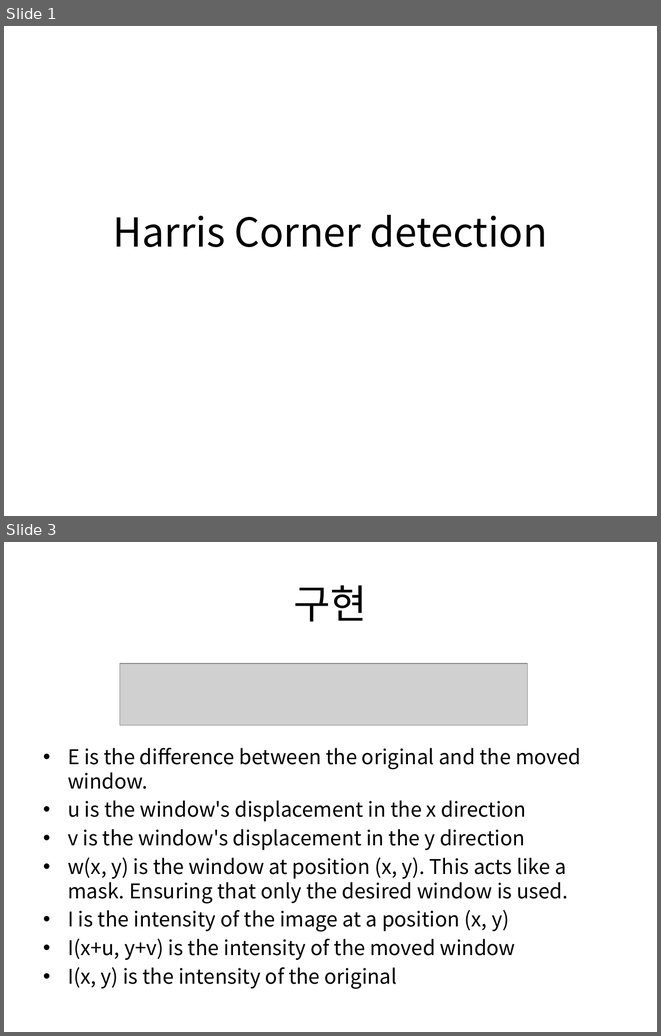
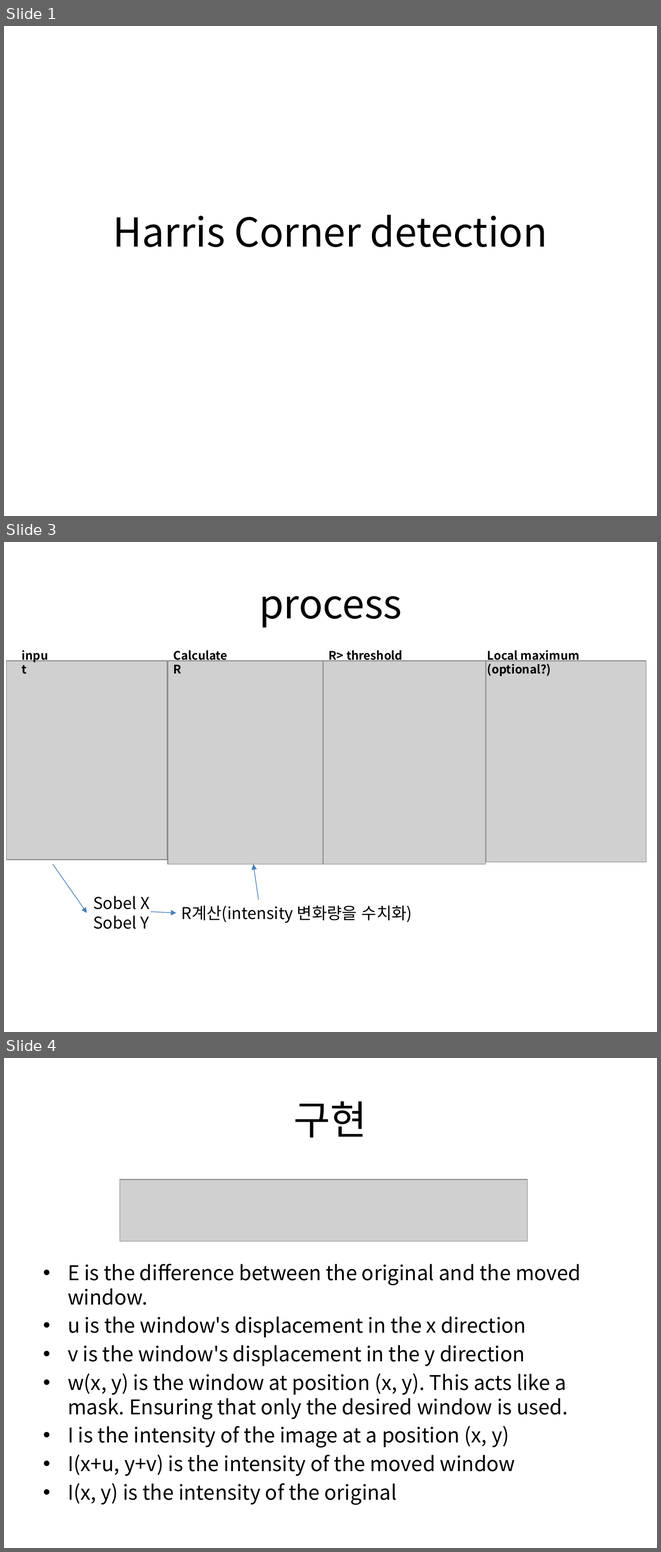
Before and after one commit to boy1089/MyProject, a slide deck: Harris corner detector/새 Microsoft Office PowerPoint 프레젠테이션.pptx. Shown one above the other, each under a label of ours: slides 1 and 3 before the commit, slides 1, 3 and 4 after it; the slides between them are not shown. The pictures are 661x1036 and 661x1552 pixels, drawn with LibreOffice and Linux fonts; fonts in the diff are those of the drawing; grey boxes stand for pictures. Boxes give left, top, right and bottom in pixels: in the first picture for what was removed or moved away, otherwise in the second. Text is boxed around its words. In the diff, an @@ line names an element or a change of style, - is before the commit and + after.

```diff
--- a/Harris corner detector/새 Microsoft Office PowerPoint 프레젠테이션.pptx
+++ b/Harris corner detector/새 Microsoft Office PowerPoint 프레젠테이션.pptx
@@ slide 3 added at (x1=4, y1=542, x2=657, y2=1032), background #FFFFFF @@
@@ title added at (x1=259, y1=596, x2=402, y2=628), 44 pt, text #000000 @@
+process
@@ text added at (x1=16, y1=644, x2=59, y2=665), 13 pt, text #000000, bold @@
+input
@@ text added at (x1=174, y1=650, x2=228, y2=673), 13 pt, text #000000, bold @@
+Calculate R
@@ text added at (x1=329, y1=650, x2=403, y2=662), 13 pt, text #000000, bold @@
+R> threshold
@@ text added at (x1=487, y1=650, x2=580, y2=676), 13 pt, text #000000, bold @@
+Local maximum (optional?)
@@ picture added at (x1=7, y1=661, x2=167, y2=859) @@
@@ picture added at (x1=168, y1=661, x2=323, y2=864) @@
@@ picture added at (x1=323, y1=661, x2=485, y2=864) @@
@@ picture added at (x1=486, y1=661, x2=646, y2=862) @@
@@ arrow added from (53, 864) to (87, 913), #4B7EBC 0.75 pt @@
@@ arrow added from (258, 900) to (254, 864), #4B7EBC 0.75 pt @@
@@ text added at (x1=94, y1=896, x2=150, y2=929), 18 pt, text #000000 @@
+Sobel X
+Sobel Y
@@ text added at (x1=182, y1=905, x2=412, y2=923), 18 pt, text #000000 @@
+R계산(intensity 변화량을 수치화)
@@ arrow added from (151, 911) to (176, 913), #4B7EBC 0.75 pt @@
@@ what was slide 3 is now slide 4 @@
```
Also in this commit, not shown: 2 slides changed, 7 other slides added, 3 slides removed, 5 other files.
